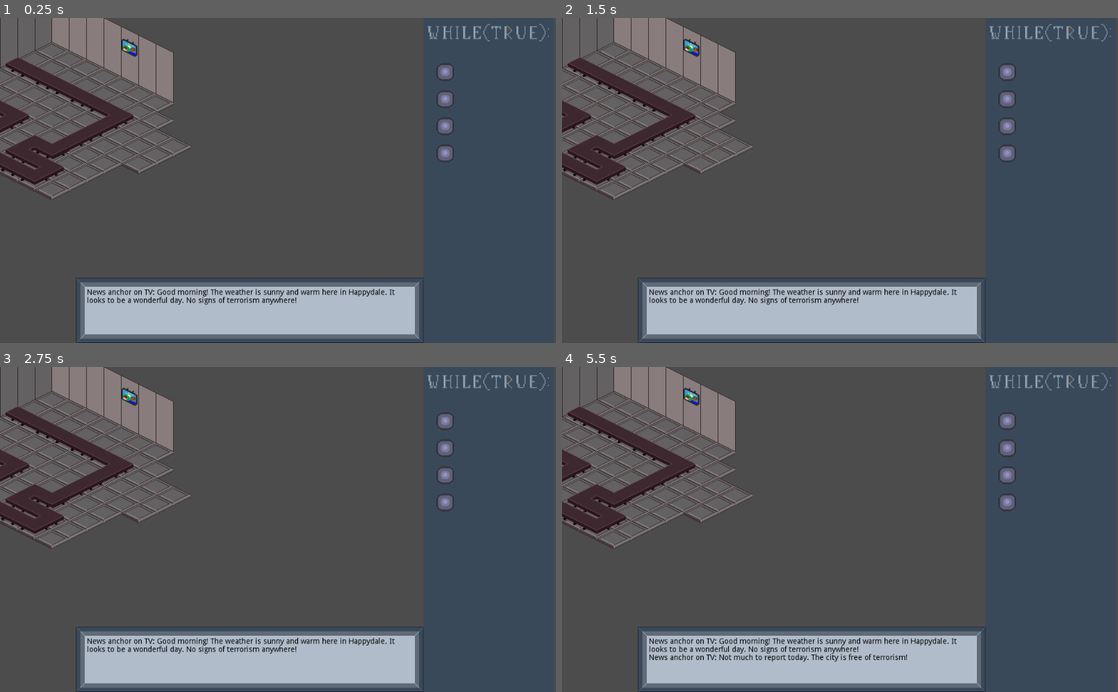
Above: before the commit, frames 1-4 (two rows, left to right).
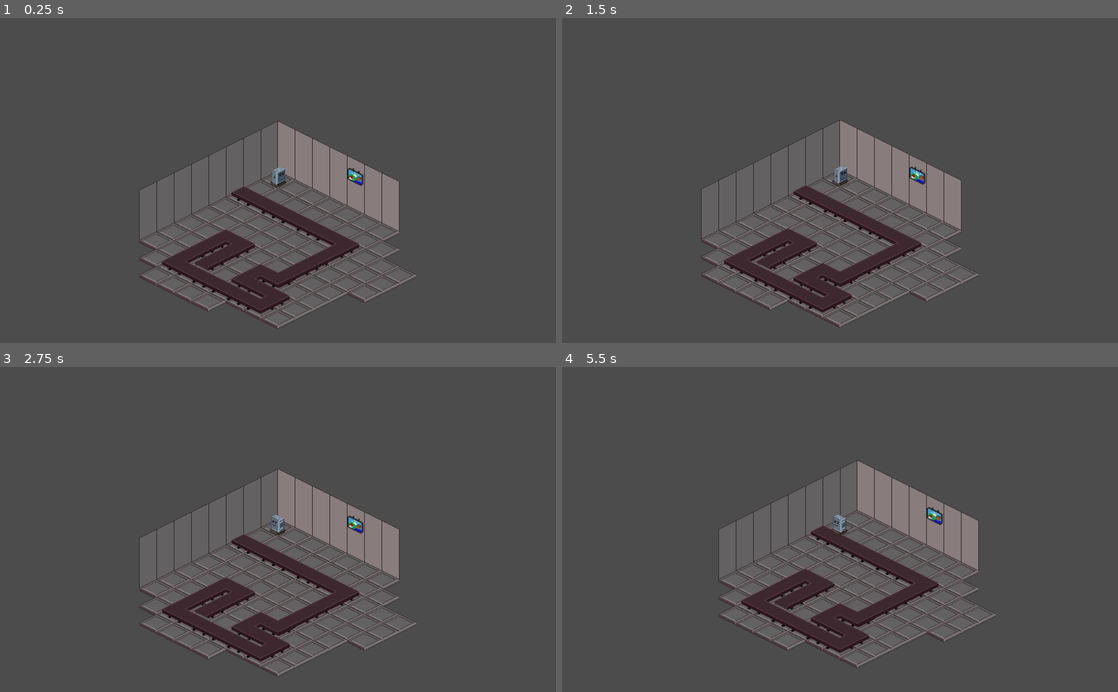
Above: after the commit, the same moments.

Repository: iorena/while-true
Game: Godot game, scene res://Main.tscn
Same seed, same stepped clock (60 frames per second), same inputs: the game is played once before the commit and once after it.
Inputs:
- Up to frame 1 (0.25 s): no input
- Up to frame 2 (1.5 s): hold Right (ui_right) 0.53-1.28 s; hold 1 0.53-1.28 s; tap 2 at 0.8, 1.35 s; tap Enter at 1.25 s; hold Down (ui_down) from 1.28 s (still down)
- Up to frame 3 (2.75 s): tap 3 at 1.55 s; release Down (ui_down) at 2.03 s; hold Right (ui_right) from 2.03 s (still down); hold 3 from 2.03 s (still down); tap 4 at 2.3 s
- Up to frame 4 (5.5 s): tap Space at 2.75 s; release Right (ui_right) at 2.78 s; release 3 at 2.78 s; hold Up (ui_up) 2.78-3.53 s; tap 4 at 2.85, 5.3 s; tap 1 at 3.05 s; tap Enter at 3.5 s; hold 1 3.53-4.28 s; hold Left (ui_left) 3.53-5.03 s; tap 2 at 3.8, 4.35 s; tap 3 at 4.55 s; hold Down (ui_down) from 5.03 s (still down); hold 3 from 5.03 s (still down)

The runs differ from the first frame. In frame 1, 26% of the frame differs, in the area x 0-99%, y 0-100%; in frame 2, 26%; in frame 3, 26%; in frame 4, 26%.

Commit message:
Add prototype action buffer based movement.

Diff:
--- /dev/null
+++ b/Consolas.tres
@@ -0,0 +1,7 @@
+[gd_resource type="DynamicFont" load_steps=2 format=2]
+
+[ext_resource path="res://fonts/Consolas.ttf" type="DynamicFontData" id=1]
+
+[resource]
+size = 24
+font_data = ExtResource( 1 )
--- /dev/null
+++ b/Isometric.gd
@@ -0,0 +1,19 @@
+extends Node
+
+# Calculated manually, since Godot doesn't allow function calls here.
+const LEFT = Vector2(-1, -0.5)
+const RIGHT = Vector2(1, 0.5)
+const UP = Vector2(1, -0.5)
+const DOWN = Vector2(-1, 0.5)
+
+func cartesian_to_isometric(vector):
+	return Vector2(vector.x - vector.y, (vector.x + vector.y) / 2)
+
+# Might be useful?
+func isometric_to_cartesian(vector):
+	var x = (vector.x + 2 * vector.y) / 2
+	return Vector2(x, x - vector.x)
+
+func isometric_distance(vector1, vector2):
+	var val = 2 * (vector2.y - vector1.y)
+	return sqrt(val * val + vector2.x - vector1.x)
--- a/Main.tscn
+++ b/Main.tscn
@@ -19,6 +19,8 @@
 [ext_resource path="res://assets/conveyor_down_turn.png" type="Texture" id=17]
 [ext_resource path="res://Main.gd" type="Script" id=18]
 [ext_resource path="res://assets/light_animation.png" type="Texture" id=19]
+[ext_resource path="res://Consolas.tres" type="DynamicFont" id=20]
+[ext_resource path="res://Player.tscn" type="PackedScene" id=21]
 
 [sub_resource type="TileSet" id=1]
 0/name = "wall_right.png 0"
@@ -270,11 +272,16 @@
 "speed": 5.0
 } ]
 
-[sub_resource type="AtlasTexture" id=13]
+[sub_resource type="AtlasTexture" id=18]
 flags = 4
 atlas = ExtResource( 19 )
 region = Rect2( 0, 0, 32, 32 )
 
+[sub_resource type="AtlasTexture" id=13]
+flags = 4
+atlas = ExtResource( 19 )
+region = Rect2( 0, 0, 32, 32 )
+
 [sub_resource type="AtlasTexture" id=14]
 flags = 4
 atlas = ExtResource( 19 )
@@ -292,10 +299,15 @@
 
 [sub_resource type="SpriteFrames" id=17]
 animations = [ {
+"frames": [ SubResource( 18 ) ],
+"loop": false,
+"name": "idle",
+"speed": 5.0
+}, {
 "frames": [ SubResource( 13 ), SubResource( 14 ), SubResource( 15 ), SubResource( 16 ) ],
 "loop": true,
 "name": "blink",
-"speed": 5.0
+"speed": 4.0
 } ]
 
 [node name="Node2D" type="Node2D"]
@@ -377,24 +389,118 @@
 [node name="Light1" type="AnimatedSprite" parent="SidePanel"]
 position = Vector2( 820, 100 )
 frames = SubResource( 17 )
-animation = "blink"
+animation = "idle"
 
 [node name="Light2" type="AnimatedSprite" parent="SidePanel"]
 position = Vector2( 820, 150 )
 frames = SubResource( 17 )
-animation = "blink"
+animation = "idle"
 
 [node name="Light3" type="AnimatedSprite" parent="SidePanel"]
 position = Vector2( 820, 200 )
 frames = SubResource( 17 )
-animation = "blink"
+animation = "idle"
 
 [node name="Light4" type="AnimatedSprite" parent="SidePanel"]
 position = Vector2( 820, 250 )
 frames = SubResource( 17 )
-animation = "blink"
+animation = "idle"
+
+[node name="Action1" type="RichTextLabel" parent="SidePanel"]
+margin_left = 850.0
+margin_top = 90.0
+margin_right = 1024.0
+margin_bottom = 120.0
+custom_fonts/normal_font = ExtResource( 20 )
+text = "Move forward"
+__meta__ = {
+"_edit_use_anchors_": false
+}
+
+[node name="Action2" type="RichTextLabel" parent="SidePanel"]
+margin_left = 850.0
+margin_top = 140.0
+margin_right = 1024.0
+margin_bottom = 168.0
+custom_fonts/normal_font = ExtResource( 20 )
+text = "Move forward"
+__meta__ = {
+"_edit_use_anchors_": false
+}
+
+[node name="Action3" type="RichTextLabel" parent="SidePanel"]
+margin_left = 850.0
+margin_top = 190.0
+margin_right = 1030.0
+margin_bottom = 225.0
+custom_fonts/normal_font = ExtResource( 20 )
+text = "Move forward"
+__meta__ = {
+"_edit_use_anchors_": false
+}
+
+[node name="Action4" type="RichTextLabel" parent="SidePanel"]
+margin_left = 850.0
+margin_top = 240.0
+margin_right = 1028.0
+margin_bottom = 272.0
+custom_fonts/normal_font = ExtResource( 20 )
+text = "Move forward"
+__meta__ = {
+"_edit_use_anchors_": false
+}
+
+[node name="Selected1" type="RichTextLabel" parent="SidePanel"]
+margin_left = 790.0
+margin_top = 90.0
+margin_right = 816.0
+margin_bottom = 120.0
+custom_fonts/normal_font = ExtResource( 20 )
+text = ">"
+__meta__ = {
+"_edit_use_anchors_": false
+}
+
+[node name="Selected2" type="RichTextLabel" parent="SidePanel"]
+margin_left = 790.0
+margin_top = 140.0
+margin_right = 816.0
+margin_bottom = 168.0
+custom_fonts/normal_font = ExtResource( 20 )
+visible_characters = 0
+text = ">"
+__meta__ = {
+"_edit_use_anchors_": false
+}
+
+[node name="Selected3" type="RichTextLabel" parent="SidePanel"]
+margin_left = 792.0
+margin_top = 192.0
+margin_right = 820.0
+margin_bottom = 222.0
+custom_fonts/normal_font = ExtResource( 20 )
+visible_characters = 0
+text = ">"
+__meta__ = {
+"_edit_use_anchors_": false
+}
+
+[node name="Selected4" type="RichTextLabel" parent="SidePanel"]
+margin_left = 790.0
+margin_top = 240.0
+margin_right = 820.0
+margin_bottom = 270.0
+custom_fonts/normal_font = ExtResource( 20 )
+visible_characters = 0
+text = ">"
+__meta__ = {
+"_edit_use_anchors_": false
+}
 
 [node name="TVTimer" type="Timer" parent="."]
 wait_time = 5.0
 autostart = true
+
+[node name="Player" parent="." instance=ExtResource( 21 )]
+position = Vector2( 96, 56 )
 [connection signal="timeout" from="TVTimer" to="." method="_on_TVTimer_timeout"]
--- a/Player.gd
+++ b/Player.gd
@@ -1,50 +1,148 @@
 extends KinematicBody2D
 
-var speed = 128
+# Player globals
+var speed = 64
 var tile_size = 32
 
+# Available actions
+enum {FORWARD, TURN_LEFT, TURN_RIGHT}
+
+# Action buffer
+var action_buffer = [FORWARD, FORWARD, FORWARD, FORWARD]
+var action_number = 0
+var modify_action = 0
+
+# Movement-related variables
+enum {MOVING_RIGHT, MOVING_DOWN, MOVING_LEFT, MOVING_UP}
+var moving_to = MOVING_RIGHT # right, down, left, up
+var movedir = Vector2.ZERO
 var last_position = Vector2()
 var target_position = Vector2()
-var movedir = Vector2()
-
-const MOVING_RIGHT = 0
-const MOVING_DOWN = 1
-const MOVING_LEFT = 2
-const MOVING_UP = 3
-
-var moving_to = MOVING_RIGHT # right, down, left, up
-
-func cartesian_to_isometric(vector):
-	return Vector2(vector.x - vector.y, (vector.x + vector.y) / 2)
-
-# Might be useful?
-func isometric_to_cartesian(vector):
-	var x = (vector.x + 2 * vector.y) / 2
-	return Vector2(x, x - vector.x)
-
-func isometric_distance(pos1, pos2):
-	var val = 2 * (pos2.y - pos1.y)
-	return sqrt(val * val + pos2.x - pos1.x)
 
 # Called when the node enters the scene tree for the first time.
 func _ready():
-	position = position.snapped(cartesian_to_isometric(Vector2.ONE * tile_size))
+	position = position.snapped(Isometric.cartesian_to_isometric(Vector2.ONE * tile_size))
+	last_position = position
+	target_position = position
+
+func action_light():
+	if action_number == 0:
+		get_parent().get_node("SidePanel/Light1").play("blink")
+		get_parent().get_node("SidePanel/Light2").play("idle")
+		get_parent().get_node("SidePanel/Light3").play("idle")
+		get_parent().get_node("SidePanel/Light4").play("idle")
+	elif action_number == 1:
+		get_parent().get_node("SidePanel/Light1").play("idle")
+		get_parent().get_node("SidePanel/Light2").play("blink")
+		get_parent().get_node("SidePanel/Light3").play("idle")
+		get_parent().get_node("SidePanel/Light4").play("idle")
+	elif action_number == 2:
+		get_parent().get_node("SidePanel/Light1").play("idle")
+		get_parent().get_node("SidePanel/Light2").play("idle")
+		get_parent().get_node("SidePanel/Light3").play("blink")
+		get_parent().get_node("SidePanel/Light4").play("idle")
+	else:
+		get_parent().get_node("SidePanel/Light1").play("idle")
+		get_parent().get_node("SidePanel/Light2").play("idle")
+		get_parent().get_node("SidePanel/Light3").play("idle")
+		get_parent().get_node("SidePanel/Light4").play("blink")
+
+func _on_ActionTimer_timeout():
+	action_light()
+	var action = action_buffer[action_number]
+	if action == FORWARD:
+		move_forward()
+	elif action == TURN_LEFT:
+		turn_left()
+	elif action == TURN_RIGHT:
+		turn_right()
+	else:
+		print("Unknown action.")
+	action_number += 1
+	if action_number == action_buffer.size(): action_number = 0
+
+func modify_action_text(text):
+	if modify_action == 0:
+		get_parent().get_node("SidePanel/Action1").text = text
+	elif modify_action == 1:
+		get_parent().get_node("SidePanel/Action2").text = text
+	elif modify_action == 2:
+		get_parent().get_node("SidePanel/Action3").text = text
+	else:
+		get_parent().get_node("SidePanel/Action4").text = text
+
+
+func modify_action_index():
+	if Input.is_key_pressed(KEY_1):
+		modify_action = 0
+		get_parent().get_node("SidePanel/Selected1").visible_characters = -1
+		get_parent().get_node("SidePanel/Selected2").visible_characters = 0
+		get_parent().get_node("SidePanel/Selected3").visible_characters = 0
+		get_parent().get_node("SidePanel/Selected4").visible_characters = 0
+	elif Input.is_key_pressed(KEY_2):
+		modify_action = 1
+		get_parent().get_node("SidePanel/Selected1").visible_characters = 0
+		get_parent().get_node("SidePanel/Selected2").visible_characters = -1
+		get_parent().get_node("SidePanel/Selected3").visible_characters = 0
+		get_parent().get_node("SidePanel/Selected4").visible_characters = 0
+	elif Input.is_key_pressed(KEY_3):
+		modify_action = 2
+		get_parent().get_node("SidePanel/Selected1").visible_characters = 0
+		get_parent().get_node("SidePanel/Selected2").visible_characters = 0
+		get_parent().get_node("SidePanel/Selected3").visible_characters = -1
+		get_parent().get_node("SidePanel/Selected4").visible_characters = 0
+	elif Input.is_key_pressed(KEY_4):
+		modify_action = 3
+		get_parent().get_node("SidePanel/Selected1").visible_characters = 0
+		get_parent().get_node("SidePanel/Selected2").visible_characters = 0
+		get_parent().get_node("SidePanel/Selected3").visible_characters = 0
+		get_parent().get_node("SidePanel/Selected4").visible_characters = -1
+
+func modify_action():
+	if Input.is_action_pressed("ui_up"):
+		action_buffer[modify_action] = FORWARD
+		modify_action_text("Move forward")
+	elif Input.is_action_pressed("ui_left"):
+		action_buffer[modify_action] = TURN_LEFT
+		modify_action_text("Turn left")
+	elif Input.is_action_pressed("ui_right"):
+		action_buffer[modify_action] = TURN_RIGHT
+		modify_action_text("Turn right")
+
+func move_forward():
+	if moving_to == MOVING_RIGHT: movedir = Isometric.RIGHT
+	elif moving_to == MOVING_DOWN: movedir = Isometric.DOWN
+	elif moving_to == MOVING_LEFT: movedir = Isometric.LEFT
+	else: movedir = Isometric.UP
+	animate_movement(true)
+	last_position = position
+	target_position += movedir * tile_size
+
+func turn_left():
+	if moving_to == MOVING_RIGHT: moving_to = MOVING_UP
+	elif moving_to == MOVING_DOWN: moving_to = MOVING_RIGHT
+	elif moving_to == MOVING_LEFT: moving_to = MOVING_DOWN
+	else: moving_to = MOVING_LEFT
+
+func turn_right():
+	if moving_to == MOVING_RIGHT: moving_to = MOVING_DOWN
+	elif moving_to == MOVING_DOWN: moving_to = MOVING_LEFT
+	elif moving_to == MOVING_LEFT: moving_to = MOVING_UP
+	else: moving_to = MOVING_RIGHT
 
 # Called every frame. 'delta' is the elapsed time since the previous frame.
 func _process(delta):
-	# Movement
-	position += speed * movedir * delta
+	modify_action_index()
+	modify_action()
 
-	if isometric_distance(position, last_position) >= tile_size - speed * delta:
-		position = target_position
+	# Movement, if movedir is set.
+	if movedir != Vector2.ZERO:
+		position += speed * movedir * delta
+		if Isometric.isometric_distance(position, last_position) >= tile_size - speed * delta:
+			position = target_position
+			movedir = Vector2.ZERO
+	else:
 		animate_movement(false)
-
-	# Idle
-	if position == target_position:
-		get_movedir()
-		if movedir != Vector2.ZERO: animate_movement(true)
-		last_position = position
-		target_position += movedir * tile_size
 
 func animate_movement(moving):
 	# Play movement animation based on move direction
@@ -67,23 +165,3 @@
 			$AnimatedSprite.play("idle_left")
 		else:
 			$AnimatedSprite.play("idle_up")
-
-func get_movedir():
-	var LEFT = Input.is_action_pressed("ui_left")
-	var RIGHT = Input.is_action_pressed("ui_right")
-	var UP = Input.is_action_pressed("ui_up")
-	var DOWN = Input.is_action_pressed("ui_down")
-
-	movedir.x = -int(LEFT) + int(RIGHT)
-	movedir.y = -int(UP) + int(DOWN)
-
-	if movedir.x != 0 && movedir.y != 0:
-		movedir = Vector2.ZERO
-	else:
-		# Store move direction for animation.
-		if LEFT: moving_to = MOVING_LEFT
-		elif RIGHT: moving_to = MOVING_RIGHT
-		elif UP: moving_to = MOVING_UP
-		else: moving_to = MOVING_DOWN
-
-	movedir = cartesian_to_isometric(movedir)
--- a/Player.tscn
+++ b/Player.tscn
@@ -3,85 +3,75 @@
 [ext_resource path="res://Player.gd" type="Script" id=1]
 [ext_resource path="res://assets/robot_animation.png" type="Texture" id=2]
 
+[sub_resource type="AtlasTexture" id=1]
+flags = 4
+atlas = ExtResource( 2 )
+region = Rect2( 768, 0, 64, 64 )
+
+[sub_resource type="AtlasTexture" id=2]
+flags = 4
+atlas = ExtResource( 2 )
+region = Rect2( 832, 0, 64, 64 )
+
+[sub_resource type="AtlasTexture" id=3]
+flags = 4
+atlas = ExtResource( 2 )
+region = Rect2( 896, 0, 64, 64 )
+
+[sub_resource type="AtlasTexture" id=4]
+flags = 4
+atlas = ExtResource( 2 )
+region = Rect2( 960, 0, 64, 64 )
+
+[sub_resource type="AtlasTexture" id=5]
+flags = 4
+atlas = ExtResource( 2 )
+region = Rect2( 256, 0, 64, 64 )
+
+[sub_resource type="AtlasTexture" id=6]
+flags = 4
+atlas = ExtResource( 2 )
+region = Rect2( 256, 0, 64, 64 )
+
 [sub_resource type="AtlasTexture" id=7]
 flags = 4
 atlas = ExtResource( 2 )
-region = Rect2( 512, 0, 64, 64 )
+region = Rect2( 320, 0, 64, 64 )
 
 [sub_resource type="AtlasTexture" id=8]
 flags = 4
 atlas = ExtResource( 2 )
-region = Rect2( 576, 0, 64, 64 )
+region = Rect2( 384, 0, 64, 64 )
 
 [sub_resource type="AtlasTexture" id=9]
 flags = 4
 atlas = ExtResource( 2 )
-region = Rect2( 640, 0, 64, 64 )
+region = Rect2( 448, 0, 64, 64 )
 
 [sub_resource type="AtlasTexture" id=10]
 flags = 4
 atlas = ExtResource( 2 )
-region = Rect2( 704, 0, 64, 64 )
-
-[sub_resource type="AtlasTexture" id=19]
-flags = 4
-atlas = ExtResource( 2 )
-region = Rect2( 256, 0, 64, 64 )
+region = Rect2( 0, 0, 64, 64 )
 
 [sub_resource type="AtlasTexture" id=11]
 flags = 4
 atlas = ExtResource( 2 )
-region = Rect2( 256, 0, 64, 64 )
+region = Rect2( 0, 0, 64, 64 )
 
 [sub_resource type="AtlasTexture" id=12]
 flags = 4
 atlas = ExtResource( 2 )
-region = Rect2( 320, 0, 64, 64 )
+region = Rect2( 64, 0, 64, 64 )
 
 [sub_resource type="AtlasTexture" id=13]
 flags = 4
 atlas = ExtResource( 2 )
-region = Rect2( 384, 0, 64, 64 )
+region = Rect2( 128, 0, 64, 64 )
 
 [sub_resource type="AtlasTexture" id=14]
 flags = 4
 atlas = ExtResource( 2 )
-region = Rect2( 448, 0, 64, 64 )
-
-[sub_resource type="AtlasTexture" id=20]
-flags = 4
-atlas = ExtResource( 2 )
-region = Rect2( 0, 0, 64, 64 )
-
-[sub_resource type="AtlasTexture" id=3]
-flags = 4
-atlas = ExtResource( 2 )
-region = Rect2( 0, 0, 64, 64 )
-
-[sub_resource type="AtlasTexture" id=4]
-flags = 4
-atlas = ExtResource( 2 )
-region = Rect2( 64, 0, 64, 64 )
-
-[sub_resource type="AtlasTexture" id=5]
-flags = 4
-atlas = ExtResource( 2 )
-region = Rect2( 128, 0, 64, 64 )
-
-[sub_resource type="AtlasTexture" id=6]
-flags = 4
-atlas = ExtResource( 2 )
 region = Rect2( 192, 0, 64, 64 )
-
-[sub_resource type="AtlasTexture" id=21]
-flags = 4
-atlas = ExtResource( 2 )
-region = Rect2( 768, 0, 64, 64 )
-
-[sub_resource type="AtlasTexture" id=22]
-flags = 4
-atlas = ExtResource( 2 )
-region = Rect2( 512, 0, 64, 64 )
 
 [sub_resource type="AtlasTexture" id=15]
 flags = 4
@@ -91,75 +81,88 @@
 [sub_resource type="AtlasTexture" id=16]
 flags = 4
 atlas = ExtResource( 2 )
-region = Rect2( 832, 0, 64, 64 )
+region = Rect2( 512, 0, 64, 64 )
 
 [sub_resource type="AtlasTexture" id=17]
 flags = 4
 atlas = ExtResource( 2 )
-region = Rect2( 896, 0, 64, 64 )
+region = Rect2( 512, 0, 64, 64 )
 
 [sub_resource type="AtlasTexture" id=18]
 flags = 4
 atlas = ExtResource( 2 )
-region = Rect2( 960, 0, 64, 64 )
+region = Rect2( 576, 0, 64, 64 )
 
-[sub_resource type="SpriteFrames" id=2]
+[sub_resource type="AtlasTexture" id=19]
+flags = 4
+atlas = ExtResource( 2 )
+region = Rect2( 640, 0, 64, 64 )
+
+[sub_resource type="AtlasTexture" id=20]
+flags = 4
+atlas = ExtResource( 2 )
+region = Rect2( 704, 0, 64, 64 )
+
+[sub_resource type="SpriteFrames" id=21]
 animations = [ {
-"frames": [ SubResource( 7 ), SubResource( 8 ), SubResource( 9 ), SubResource( 10 ) ],
+"frames": [ SubResource( 1 ), SubResource( 2 ), SubResource( 3 ), SubResource( 4 ) ],
 "loop": true,
-"name": "move_up",
-"speed": 5.0
+"name": "move_left",
+"speed": 4.0
 }, {
-"frames": [ SubResource( 19 ) ],
+"frames": [ SubResource( 5 ) ],
 "loop": true,
 "name": "idle_down",
 "speed": 5.0
 }, {
-"frames": [ SubResource( 11 ), SubResource( 12 ), SubResource( 13 ), SubResource( 14 ) ],
+"frames": [ SubResource( 6 ), SubResource( 7 ), SubResource( 8 ), SubResource( 9 ) ],
 "loop": true,
 "name": "move_down",
-"speed": 5.0
+"speed": 4.0
 }, {
-"frames": [ SubResource( 20 ) ],
+"frames": [ SubResource( 10 ) ],
 "loop": true,
 "name": "idle_right",
 "speed": 5.0
 }, {
-"frames": [ SubResource( 3 ), SubResource( 4 ), SubResource( 5 ), SubResource( 6 ) ],
+"frames": [ SubResource( 11 ), SubResource( 12 ), SubResource( 13 ), SubResource( 14 ) ],
 "loop": true,
 "name": "move_right",
-"speed": 5.0
+"speed": 4.0
 }, {
-"frames": [ SubResource( 21 ) ],
+"frames": [ SubResource( 15 ) ],
 "loop": true,
 "name": "idle_left",
 "speed": 5.0
 }, {
-"frames": [ SubResource( 22 ) ],
+"frames": [ SubResource( 16 ) ],
 "loop": true,
 "name": "idle_up",
 "speed": 5.0
 }, {
-"frames": [ SubResource( 15 ), SubResource( 16 ), SubResource( 17 ), SubResource( 18 ) ],
+"frames": [ SubResource( 17 ), SubResource( 18 ), SubResource( 19 ), SubResource( 20 ) ],
 "loop": true,
-"name": "move_left",
-"speed": 5.0
+"name": "move_up",
+"speed": 4.0
 } ]
 
-[node name="Player" type="Node2D"]
-
-[node name="KinematicBody2D" type="KinematicBody2D" parent="."]
+[node name="Player" type="KinematicBody2D"]
 script = ExtResource( 1 )
 
-[node name="AnimatedSprite" type="AnimatedSprite" parent="KinematicBody2D"]
+[node name="AnimatedSprite" type="AnimatedSprite" parent="."]
 position = Vector2( 0, -5 )
-frames = SubResource( 2 )
+frames = SubResource( 21 )
 animation = "move_down"
 
-[node name="CollisionPolygon2D" type="CollisionPolygon2D" parent="KinematicBody2D"]
+[node name="CollisionPolygon2D" type="CollisionPolygon2D" parent="."]
 position = Vector2( 0, -5 )
 polygon = PoolVector2Array( -15.7684, 3.88519, -15.8582, 10.3468, -0.422035, 17.8854, 16.6295, 9.09039, 16.3603, 4.06467, -0.0630569, -3.83288 )
 
-[node name="Camera2D" type="Camera2D" parent="KinematicBody2D"]
+[node name="Camera2D" type="Camera2D" parent="."]
 current = true
 smoothing_enabled = true
+
+[node name="ActionTimer" type="Timer" parent="."]
+wait_time = 2.0
+autostart = true
+[connection signal="timeout" from="ActionTimer" to="." method="_on_ActionTimer_timeout"]
--- a/project.godot
+++ b/project.godot
@@ -19,6 +19,10 @@
 run/main_scene="res://Main.tscn"
 config/icon="res://icon.png"
 
+[autoload]
+
+Isometric="*res://Isometric.gd"
+
 [rendering]
 
 quality/driver/driver_name="GLES2"
Not shown: 1 places in Main.tscn that only renumber resources
Binary file added: fonts/Consolas.ttf
